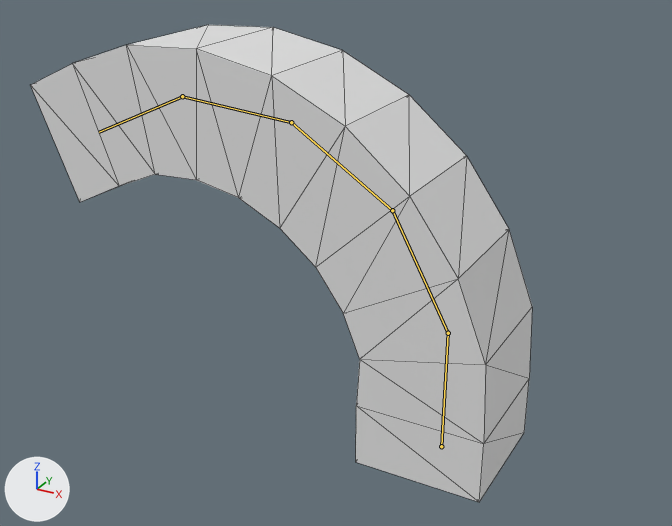
The glTF model workspace/017_gltf-skinned-mesh/models/skin-bone.gltf: old version first, new version second.
One viewpoint serves both versions: a camera (50 mm lens) standing at (4.43, -11.49, 8.48) and looking at (-3.1, 2.19, 1.64). Every picture has the same lights, and +X, +Y and +Z are marked at lower left. Both versions are drawn at frame 94 of the action 'ArmatureAction'; the numbers are the values there. The bones that bend it are drawn over the model as lines. Mesh edges are drawn as thin lines.
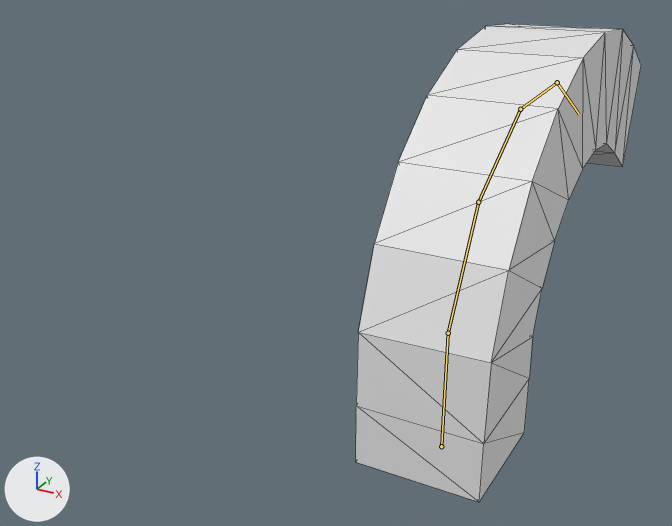
What differs and where, as boxes (x1, y1, x2, y2) in the pictures (672 x 526 px):
'Cube', posed (43% narrower): before (31, 25, 532, 502); after (356, 24, 641, 502)
bone 'Bone.001', root to tip: before (448, 333) to (392, 210); after (448, 333) to (478, 202)
bone 'Bone.002', root to tip: before (392, 210) to (291, 122); after (478, 202) to (520, 109)
bone 'Bone.003', root to tip: before (291, 122) to (182, 96); after (520, 109) to (557, 82)
bone 'Bone.004', root to tip: before (182, 96) to (99, 132); after (557, 82) to (579, 114)

The change, as a list of edits to the scene's bpy script:
```text
Change bone_bone_001:
    where bone_bone_001 = bpy.data.objects['Armature'].pose.bones['Bone.001']  # child of 'Bone'
    bone_bone_001.rotation_quaternion: (0.969, 0.0, 0.0, 0.247) -> (0.967, -0.256, -0.004, 0.004)  # degrees (0, 0, 29) -> degrees (-30, 0, 1)
Change bone_bone_002:
    where bone_bone_002 = bpy.data.objects['Armature'].pose.bones['Bone.002']  # child of 'Bone.001'
    bone_bone_002.rotation_quaternion: (0.969, 0.0, 0.0, 0.247) -> (0.967, -0.256, -0.004, 0.004)  # degrees (0, 0, 29) -> degrees (-30, 0, 1)
Change bone_bone_003:
    where bone_bone_003 = bpy.data.objects['Armature'].pose.bones['Bone.003']  # child of 'Bone.002'
    bone_bone_003.rotation_quaternion: (0.969, 0.0, 0.0, 0.247) -> (0.967, -0.256, -0.004, 0.004)  # degrees (0, 0, 29) -> degrees (-30, 0, 1)
Change bone_bone_004:
    where bone_bone_004 = bpy.data.objects['Armature'].pose.bones['Bone.004']  # child of 'Bone.003'
    bone_bone_004.rotation_quaternion: (0.969, 0.0, 0.0, 0.247) -> (0.967, -0.256, -0.004, 0.004)  # degrees (0, 0, 29) -> degrees (-30, 0, 1)
```
